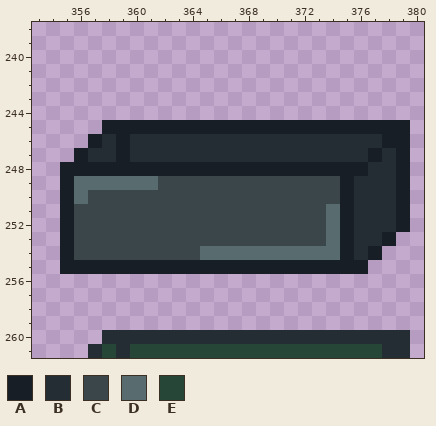
Pixel-art file: Personal_Genessis/Fondos/Taller_Khione/Taller_todos.aseprite. The picture above is the old version.
640x360 pixels, 1 frame. Colours within 5 levels of each other are drawn and written as one. Shown: x 353..380, y 238..261.
Visible layers, top first: "Layer 7", "Group 1/Layer 4", "Group 1/Layer 8", "Group 1/Layer 9", "Group 1/Layer 6", "Group 1/Layer 3", "Group 1/Layer 5", "Group 1/repisa", "Group 1/mesa", "Group 1/casilleros", "Group 1/estantería".
Palette (. is transparent): A #181e25  B #232d33  C #3a464a  D #586b6f  E #264637
Pixels before, first column x 355:
245 ...AAAAAAAAAAAAAAAAAAAAAA
246 ..ABABBBBBBBBBBBBBBBBBBAA
247 .ABBABBBBBBBBBBBBBBBBBABA
248 AAAAAAAAAAAAAAAAAAAAAABBA
249 ADDDDDDCCCCCCCCCCCCCABBBA
250 ADCCCCCCCCCCCCCCCCCCABBBA
251 ACCCCCCCCCCCCCCCCCCDABBBA
252 ACCCCCCCCCCCCCCCCCCDABBBA
253 ACCCCCCCCCCCCCCCCCCDABBA.
254 ACCCCCCCCCDDDDDDDDDDABA..
255 AAAAAAAAAAAAAAAAAAAAAA...
256 .........................
257 .........................
258 .........................
259 .........................
260 ...BBBBBBBBBBBBBBBBBBBBBB
261 ..BEBEEEEEEEEEEEEEEEEEEBB
Once edited:
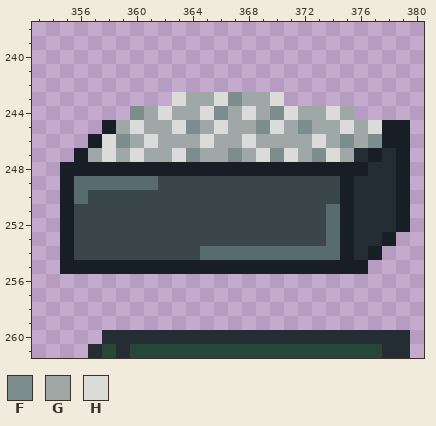
Colours new in this view: F #7d8c8c  G #9fa8a6  H #dbdcd9
Difference:
Layer "Layer 7":
The author put colour F in row 243 at x 367; in row 244 at x 360, 366 and 370.
Colour A becomes colour F in row 245 at x 364, 369 and 372; in row 246 at x 359.
Colour B becomes colour F in row 246 at x 375 and 377; in row 247 at x 364, 367, 370 and 373.
The author put colour G in row 243 at x 364 to 365 and 368 to 369; in row 244 at x 361, 363 to 364, 367, 369, 372 to 373 and 375.
Colour A becomes colour G in row 245 at x 359, 361 to 362, 365, 367 to 368, 371, 373 to 374 and 376; in row 247 at x 359.
Colour B becomes colour G in row 246 at x 360, 362 to 364, 366 to 367, 369 to 372, 374 and 376; in row 247 at x 357, 361 to 362, 365 to 366, 368, 372 and 375.
The author put colour H in row 243 at x 363, 366 and 370; in row 244 at x 362, 365, 368, 371 and 374.
Colour A becomes colour H in row 245 at x 360, 363, 366, 370, 375 and 377.
Colour B becomes colour H in row 246 at x 358, 361, 365, 368 and 373; in row 247 at x 358, 360, 363, 369, 371 and 374.
Boxes around the changes in both pictures, in picture pixels (x1, y1, x2, y2):
changed: (88, 92, 382, 162)
